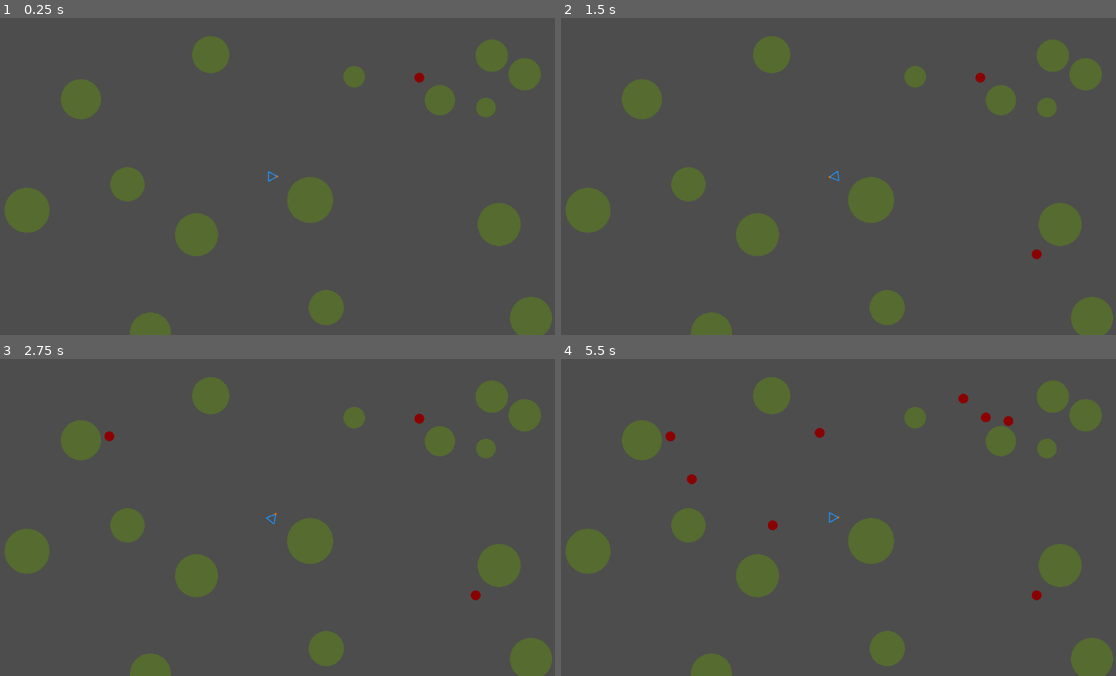
Above: before the commit, frames 1-4 (two rows, left to right).
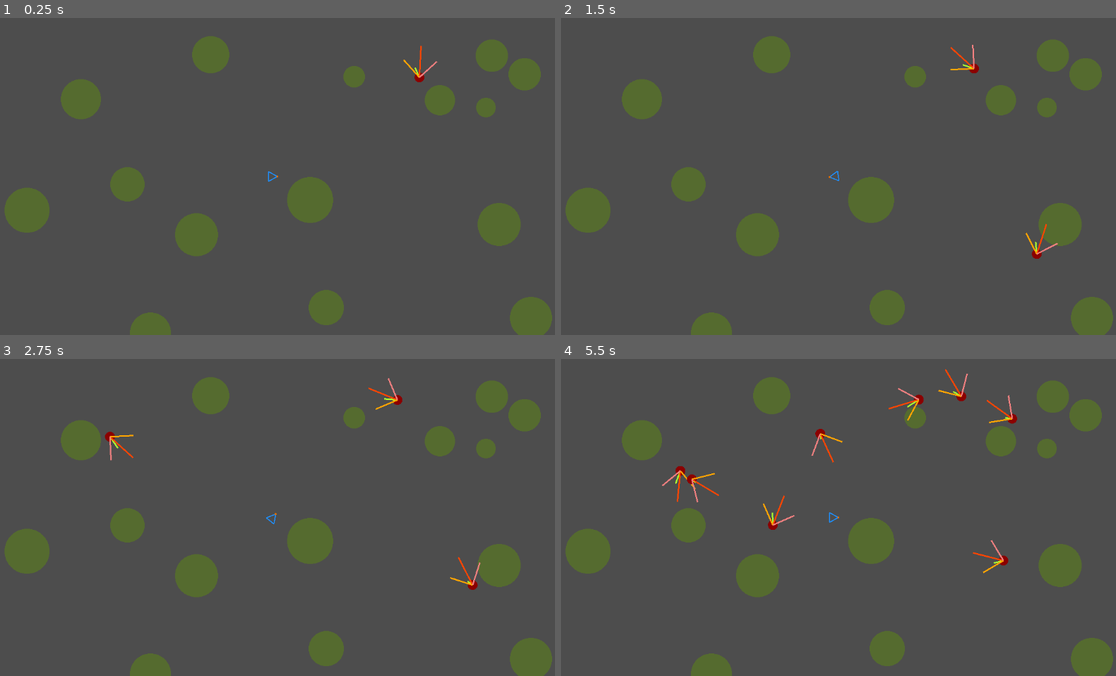
Above: after the commit, the same moments.

Repository: MagnusLucas/ai_1_zombie
Game: Godot game, scene res://main.tscn
Two runs of this game, one before a commit and one after it. Both use one fixed random seed, a clock stepped at 60 frames per second and the inputs below.
Inputs (mouse positions are in pixels of both pictures, inside the frame that each line leads up to):
- Up to frame 1 (0.25 s): no input
- Up to frame 2 (1.5 s): move the mouse to (960, 160) at 0.52 s; click (960, 160) at 0.67 s; move the mouse to (721, 192) at 1.27 s; click (721, 192) at 1.42 s
- Up to frame 3 (2.75 s): move the mouse to (327, 447) at 2.02 s; click (327, 447) at 2.17 s
- Up to frame 4 (5.5 s): move the mouse to (805, 580) at 2.77 s; click (805, 580) at 2.92 s; move the mouse to (1005, 565) at 3.52 s; click (1005, 565) at 3.67 s; move the mouse to (666, 469) at 4.27 s; click (666, 469) at 4.42 s; move the mouse to (860, 517) at 5.02 s; click (860, 517) at 5.17 s

The runs differ from the first frame. In frame 1, less than 0.1% of the frame differs, in the area x 72-79%, y 8-21%; in frame 2, 0.3%; in frame 3, 0.4%; in frame 4, 1.0%, in the area x 18-87%, y 3-77%.

Commit message:
obstacle and wall avoidance added (possibly kinda broken tho)

Diff:
--- a/groupSteering.gd
+++ b/groupSteering.gd
@@ -16,9 +16,9 @@
 func calculate_steering_force():
 	var force_sum = Vector2.ZERO
 	var neighbours = _get_neighbours(NEIGHBOURING_RADIUS)
-	force_sum += _cohesion(neighbours)
-	force_sum += _alignment(neighbours)
-	force_sum += _separation(neighbours) * 10
+	#force_sum += _cohesion(neighbours)
+	#force_sum += _alignment(neighbours)
+	#force_sum += _separation(neighbours) * 10
 	return force_sum
 
 func _get_neighbours(radius):
--- a/steeringBehaviors.gd
+++ b/steeringBehaviors.gd
@@ -27,7 +27,9 @@
 	#force_sum += _arrive(player.position, Deceleration.NORMAL)
 	#force_sum += _evade(player)
 	#force_sum += _hide(player, get_node("/root/root").obstacles, Color.BLUE_VIOLET)
-	#force_sum += _wander(Color.GREEN_YELLOW)
+	force_sum += _wander(Color.GREEN_YELLOW)
+	#force_sum += _obstacle_avoidance(get_node("/root/root").obstacles, Color.BLUE_VIOLET) * 30
+	force_sum += _wall_avoidance(Color.SKY_BLUE, Color.ORANGE_RED, Color.ORANGE, Color.LIGHT_CORAL)
 	queue_redraw()
 	return force_sum
 
@@ -154,6 +156,7 @@
 
 func _draw():
 	for color in forces_to_draw:
+		# doesnt work well if i want more forces in one color ;-;
 		_draw_force(forces_to_draw[color], color)
 
 ### me ^^^
@@ -179,18 +182,123 @@
 		forces_to_draw[color] = seek(player.position + player.velocity * look_ahead_time)
 	return seek(player.position + player.velocity * look_ahead_time);
 
-
-func _obstacle_avoidance(obstacles): # riv
+# riv - broken
+func _obstacle_avoidance(obstacles, color = null):
 	const MIN_BOX_LENGTH = 10
-	# the detection box length is proportional to the agent's velocity
 	var box_length = MIN_BOX_LENGTH + (zombie.velocity.length() / zombie.max_speed) * MIN_BOX_LENGTH
-	# tag all obstacles within range of the box for processing
-
-	# this will keep track of the closest intersecting obstacle (CIB)
-
-
-func _wall_avoidance():
-	pass
+	var tagged_obstacles = []
+	tagged_obstacles = _tag_obstacles_within_view_range(obstacles)
+	var closest_intersecting_obstacle = null
+	var dist_to_closest_obstacle = max(get_viewport_rect().size.x, get_viewport_rect().size.y) * 2 # set to smth big initially
+	var local_pos_of_closest_obstacle = Vector2.ZERO
+	for tagged_obstacle in tagged_obstacles:
+		var local_pos = Vector2.ZERO
+		local_pos = _point_to_local_space(tagged_obstacle.position, zombie.position, zombie.heading)
+		if (local_pos.x >= 0):
+			var expanded_radius = tagged_obstacle.radius + zombie.radius
+			if (abs(local_pos.y) < expanded_radius):
+				var c_x = local_pos.x;
+				var c_y = local_pos.y;
+				var sqrt_part = sqrt(expanded_radius * expanded_radius - c_y * c_y);
+				var intersection_point = c_x - sqrt_part;
+				if (intersection_point <= 0):
+					intersection_point = c_x + sqrt_part;
+				if (intersection_point < dist_to_closest_obstacle):
+					dist_to_closest_obstacle = intersection_point;
+					closest_intersecting_obstacle = tagged_obstacle;
+					local_pos_of_closest_obstacle = local_pos;
+	var steering_force = Vector2.ZERO
+	if (closest_intersecting_obstacle):
+		var steering_force_multiplier = 1.0 + (box_length - local_pos_of_closest_obstacle.x) / box_length
+		# lateral force
+		steering_force.y = (closest_intersecting_obstacle.radius - local_pos_of_closest_obstacle.y) * steering_force_multiplier
+		const braking_weight = 0.2
+		steering_force.x = (closest_intersecting_obstacle.radius - local_pos_of_closest_obstacle.x) * braking_weight
+	var global_steering_vector = steering_force.rotated(zombie.heading.angle())
+	if color:
+		forces_to_draw[color] = global_steering_vector
+	return global_steering_vector
+
+func _tag_obstacles_within_view_range(obstacles):
+	var tagged_obstacles = []
+	for obstacle in obstacles:
+		#if ((obstacle.position - zombie.position).length() <= zombie.obstacle_avoidance_radius):
+		if ((obstacle.position - zombie.position).length() <= zombie.obstacle_avoidance_radius - obstacle.radius):
+			tagged_obstacles.append(obstacle)
+	return tagged_obstacles
+
+func _point_to_local_space(point_coordinates, origin_coordinates, origin_heading):
+	var local_coordinates = (point_coordinates - origin_coordinates).rotated(-origin_heading.angle())
+	return local_coordinates
+
+func _wall_avoidance(
+	color = null, feeler_color_front = null,
+	feeler_color_left = null, feeler_color_right = null
+	):
+	#get_viewport_rect()
+	var feeler_length_multiplier = 8
+	var feelers = [
+		Vector2(8,0).rotated(zombie.heading.angle()) * feeler_length_multiplier,
+		Vector2(6,0).rotated(zombie.heading.angle() - PI/4) * feeler_length_multiplier,
+		Vector2(6,0).rotated(zombie.heading.angle() + PI/4) * feeler_length_multiplier
+	]
+	var viewport_corners = [
+		Vector2.ZERO,
+		Vector2(get_viewport_rect().size.x, 0),
+		Vector2(get_viewport_rect().size.x, get_viewport_rect().size.y),
+		Vector2(0, get_viewport_rect().size.y)
+	]
+	var ip = null
+	var distance_to_this_ip = 0.0
+	var distance_to_closest_ip = max(
+		get_viewport_rect().size.x, get_viewport_rect().size.y
+		) * 2
+	var closest_wall_start = null
+	var closest_wall_end = null
+	var closest_ip = Vector2.ZERO
+	var steering_force = Vector2.ZERO
+	#examine each feeler
+	for feeler in feelers:
+		# run through each wall checking for any intersection points
+		# check if viewport has the point at the end of vector?
+		for viewport_corner_id in viewport_corners.size():
+			var wall_start = viewport_corners[viewport_corner_id]
+			var wall_end = viewport_corners[(viewport_corner_id + 1) % 4]
+			ip = Geometry2D.segment_intersects_segment(
+				zombie.position, zombie.position + feeler,
+				wall_start, wall_end
+				)
+			if (ip):
+				distance_to_this_ip = (ip - zombie.position).length()
+				# keeps closest ip found so far
+				if (distance_to_this_ip < distance_to_closest_ip):
+					distance_to_closest_ip = distance_to_this_ip
+					closest_wall_start = wall_start
+					closest_wall_end = wall_end
+					closest_ip = ip
+		# if ip found for this feeler,
+		# calculate force steering agent away from the wall
+		if (closest_ip):
+			# calculate by what distance the projected position of the agent
+			# will overshoot the wall (Vector2)
+			var overshoot = zombie.position + feeler - closest_ip
+			# create a force in the direction of the wall normal, with a
+			# magnitude of the overshoot
+			var closest_wall_normal = (closest_wall_end - closest_wall_start).rotated(PI/2).normalized()
+			# should never execute but just in case...
+			if (!get_viewport_rect().has_point(closest_ip + closest_wall_normal)):
+				closest_wall_normal = -closest_wall_normal
+				print("flipped normal!")
+			steering_force = closest_wall_normal * overshoot.length()
+	if color:
+		forces_to_draw[color] = steering_force
+	if feeler_color_front:
+		forces_to_draw[feeler_color_front] = feelers[0]
+	if feeler_color_left:
+		forces_to_draw[feeler_color_left] = feelers[1]
+	if feeler_color_right:
+		forces_to_draw[feeler_color_right] = feelers[2]
+	return steering_force
 
 # interpose() not necessary
 
--- a/zombie.gd
+++ b/zombie.gd
@@ -16,6 +16,7 @@
 
 var steering_behaviour
 var group_steering
+var obstacle_avoidance_radius = 200
 
 static func not_on_obstacle_or_zombie(obstacles, zombies, potential_coords):
 	for obstacle in obstacles:
